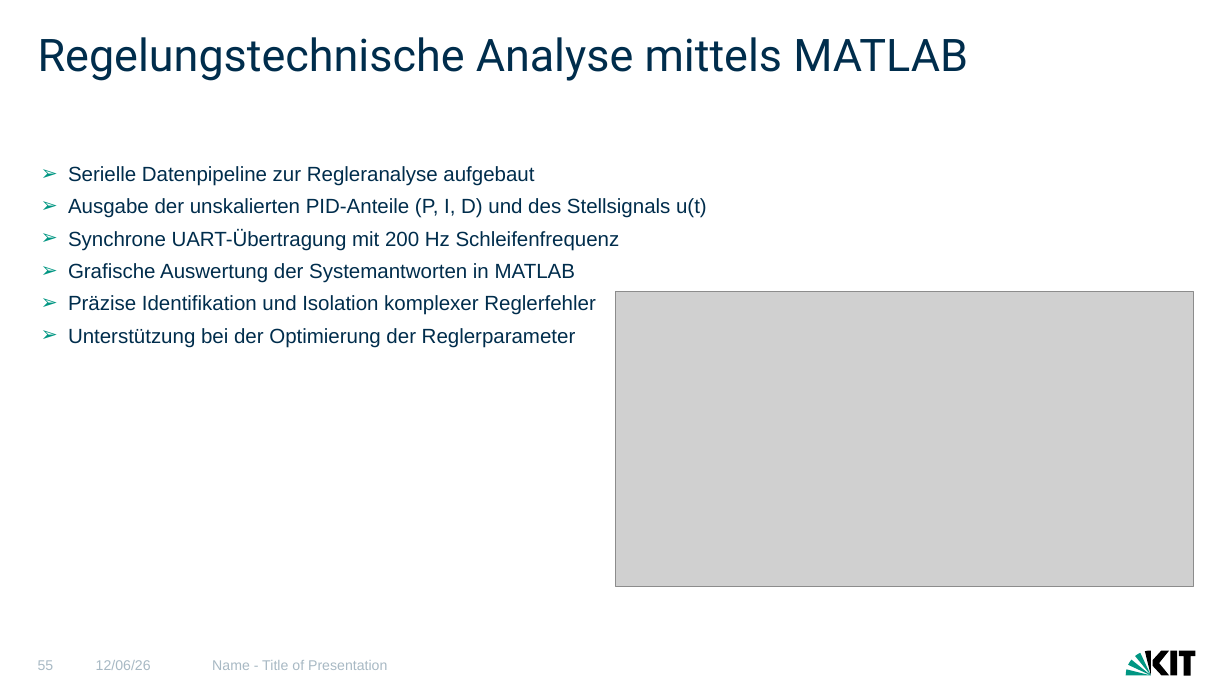
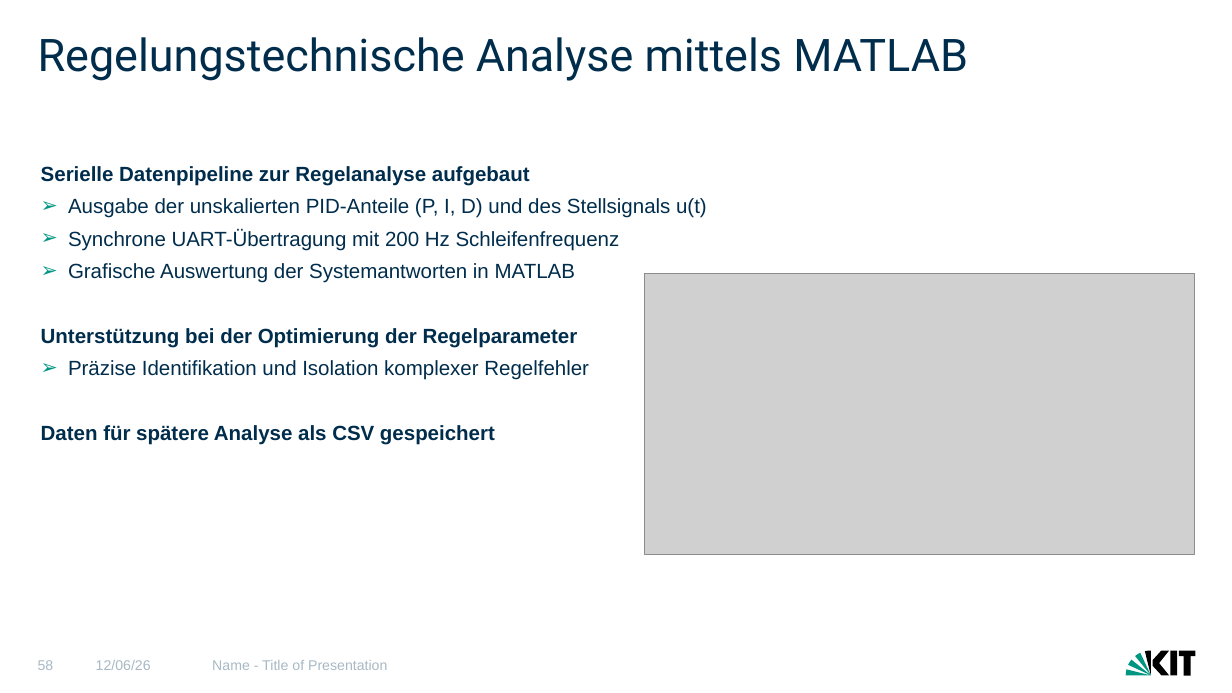
Before and after one commit to MCITBA/Lok_Prak_Rob, a slide deck: slide 58 of Finale_Präsentation_erw.pptx (slide 55 before the commit). Drawn at 1232x693 pixels with LibreOffice and Linux fonts; fonts in the diff are those of the drawing; grey boxes stand for pictures. Boxes give left, top, right and bottom in pixels: in the first picture for what was removed or moved away, otherwise in the second. Text is boxed around its words. In the diff, an @@ line names an element or a change of style, - is before the commit and + after.

```diff
--- a/Finale_Präsentation_erw.pptx
+++ b/Finale_Präsentation_erw.pptx
@@ text at box(41, 166, 530, 186): text changed; bold on @@
-➢ Serielle Datenpipeline zur Regleranalyse aufgebaut
+Serielle Datenpipeline zur Regelanalyse aufgebaut
@@ picture: place and size @@
-picture at box(616, 292, 1194, 587)
+picture at box(644, 274, 1194, 555)
@@ text at box(41, 328, 589, 445): text changed; bold on @@
-➢ Präzise Identifikation und Isolation komplexer Reglerfehler
-➢ Unterstützung bei der Optimierung der Reglerparameter
+Unterstützung bei der Optimierung der Regelparameter
+➢ Präzise Identifikation und Isolation komplexer Regelfehler
+Daten für spätere Analyse als CSV gespeichert
```
Also in this commit, not shown: 2 other slides changed, 4 slides added, 5 other files.
